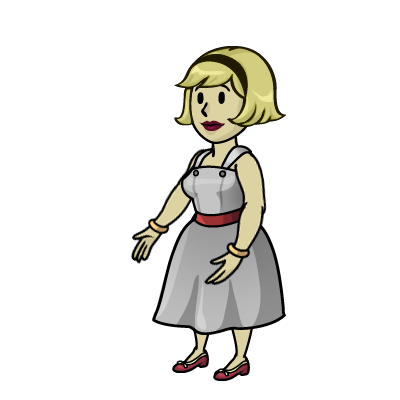
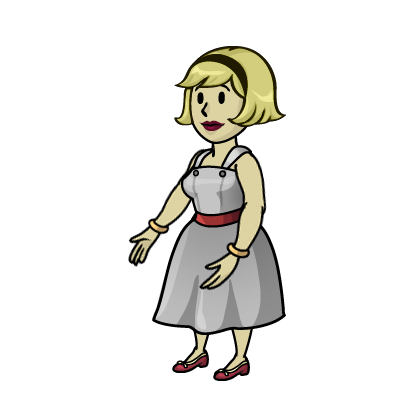
Before/after of a w=400, h=400 layered artwork. What changed in the layer stack:
removed layer "ManoIzquierda" from group "BrazoIzquierdo" over [203, 250, 244, 286]
added group "Manos" (1st of 2, in "BrazoIzquierdo") with 2 layers in group "BrazoIzquierdo" over [199, 250, 244, 291]
added layer "ManoIzquierdaAbierta" in group "Manos" over [199, 250, 243, 291]
removed layer "ManoDerecha" from group "BrazoDerecho" over [131, 224, 163, 264]
added group "Manos" (2nd of 2, in "BrazoDerecho") with 2 layers in group "BrazoDerecho" over [128, 224, 163, 267]
added layer "ManoDerechaAbierta" in group "Manos" over [128, 224, 163, 267]
